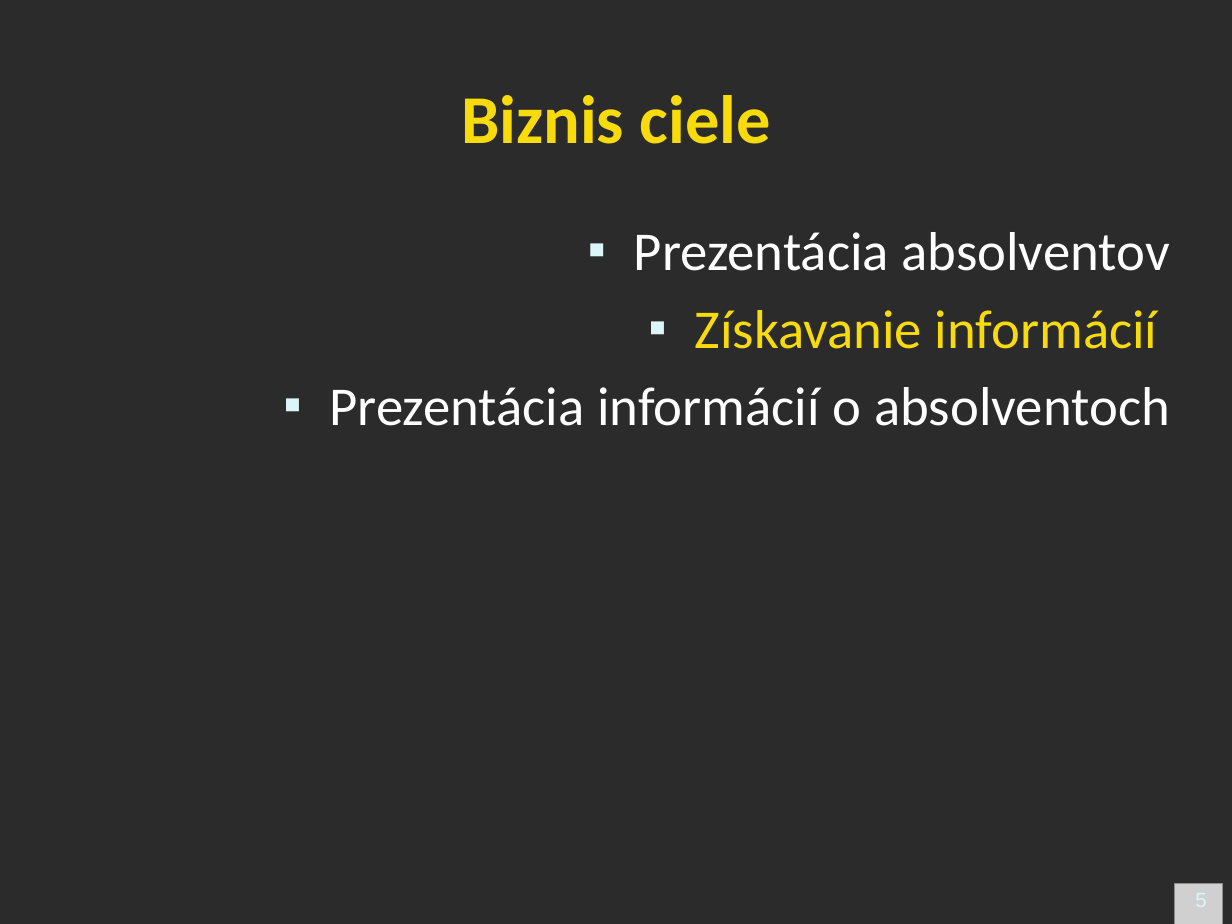
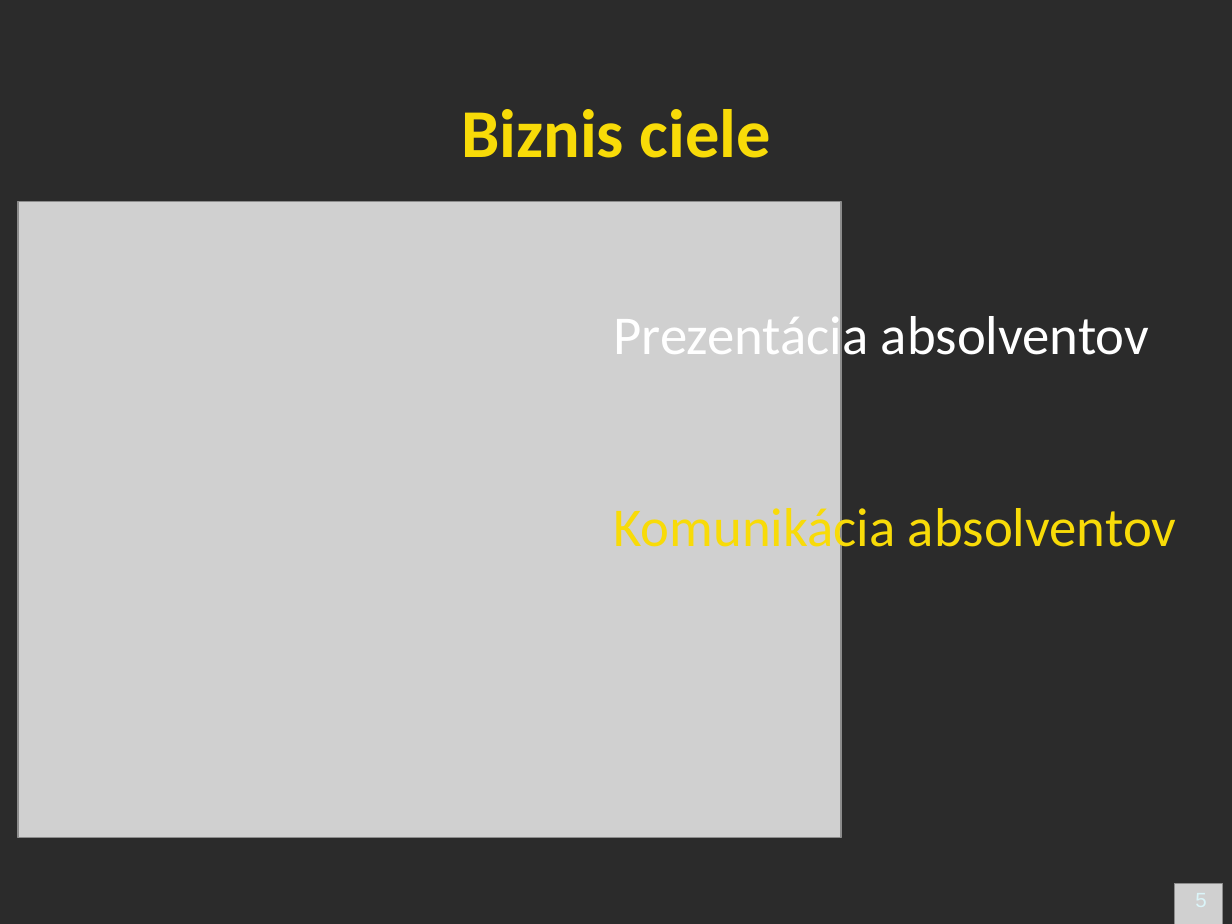
Before and after one commit to googlecode-mirror/timovy2007, a slide deck: slide 5 of doc/prezentacia/alumni_action_presentation.ppt. Drawn at 1232x924 pixels with LibreOffice and Linux fonts; fonts in the diff are those of the drawing; grey boxes stand for pictures; background and template pictures are left out; a plain dark background stands for a picture behind light text. Boxes give left, top, right and bottom in pixels: in the first picture for what was removed or moved away, otherwise in the second. Text is boxed around its words. In the diff, an @@ line names an element or a change of style, - is before the commit and + after.

```diff
--- a/doc/prezentacia/alumni_action_presentation.ppt
+++ b/doc/prezentacia/alumni_action_presentation.ppt
@@ title "Biznis ciele" at bbox=[461, 109, 771, 158]: vertical alignment top to middle @@
@@ picture added at bbox=[18, 201, 841, 838] @@
@@ text removed at bbox=[329, 232, 1170, 426] @@
-▪ Prezentácia absolventov
-▪ Získavanie informácií
-▪ Prezentácia informácií o absolventoch
@@ text added at bbox=[613, 308, 1149, 367], 32 pt, text #FFFFFF @@
+Prezentácia absolventov
@@ text added at bbox=[613, 501, 1177, 560], 32 pt, text #F8DB08 @@
+Komunikácia absolventov
```
Also in this commit, not shown: 7 other slides changed, 4 slides added, 4 slides removed.
